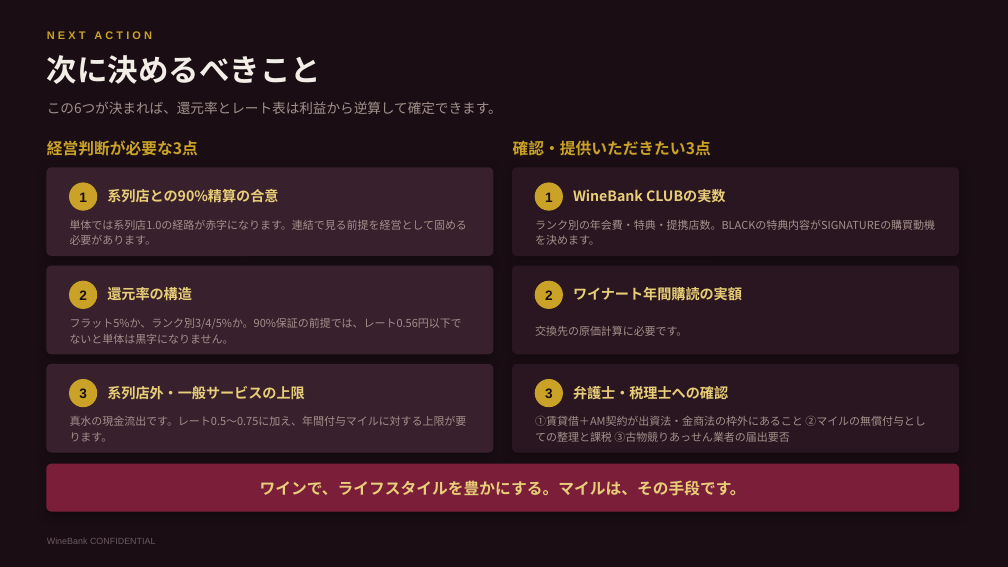
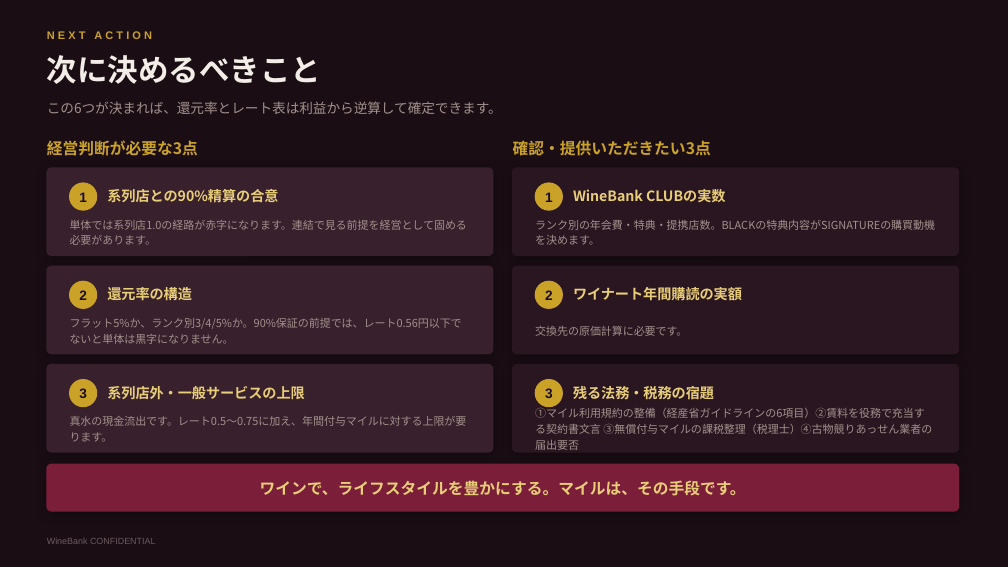
Before and after one commit to nakano-winebank/wine-auction, a slide deck: slide 26 of 提案資料/WineBank_ワインマイル経済圏構想.pptx. Drawn at 1008x567 pixels with LibreOffice and Linux fonts; fonts in the diff are those of the drawing. Boxes give left, top, right and bottom in pixels: in the first picture for what was removed or moved away, otherwise in the second. Text is boxed around its words. In the diff, an @@ line names an element or a change of style, - is before the commit and + after.

```diff
--- a/提案資料/WineBank_ワインマイル経済圏構想.pptx
+++ b/提案資料/WineBank_ワインマイル経済圏構想.pptx
@@ text at box(573, 386, 714, 400): text changed @@
-弁護士・税理士への確認
+残る法務・税務の宿題
@@ text at box(535, 406, 932, 434): text changed @@
-①賃貸借＋AM契約が出資法・金商法の枠外にあること ②マイルの無償付与としての整理と課税 ③古物競りあっせん業者の届出要否
+①マイル利用規約の整備（経産省ガイドラインの6項目）②賃料を役務で充当する契約書文言 ③無償付与マイルの課税整理（税理士）④古物競りあっせん業者の届出要否
```
Also in this commit, not shown: 4 other slides changed, 4 other files.
